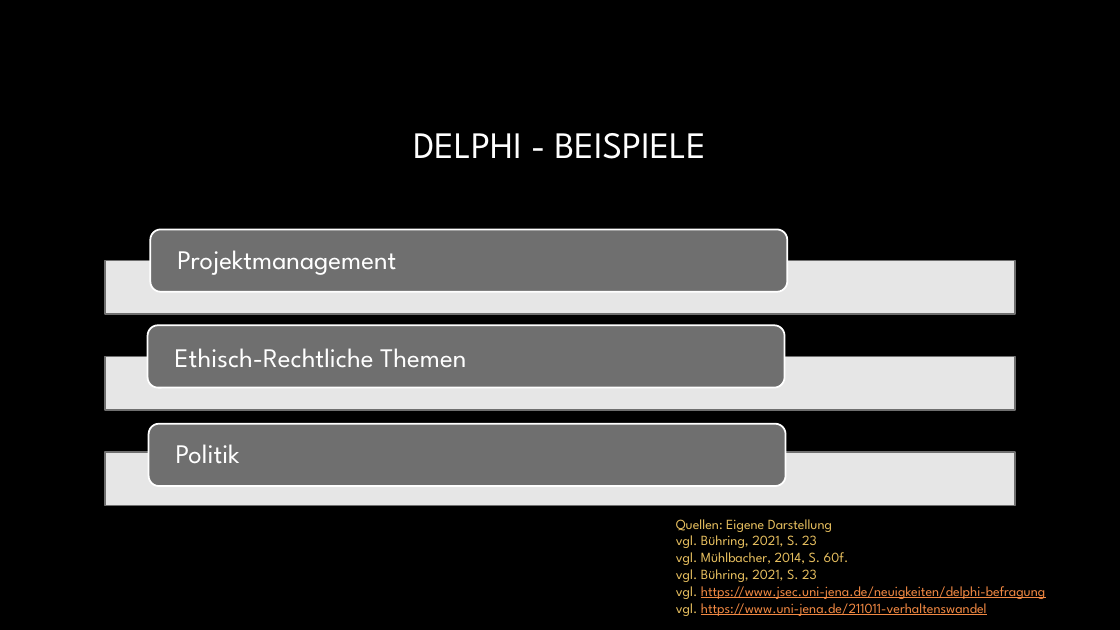
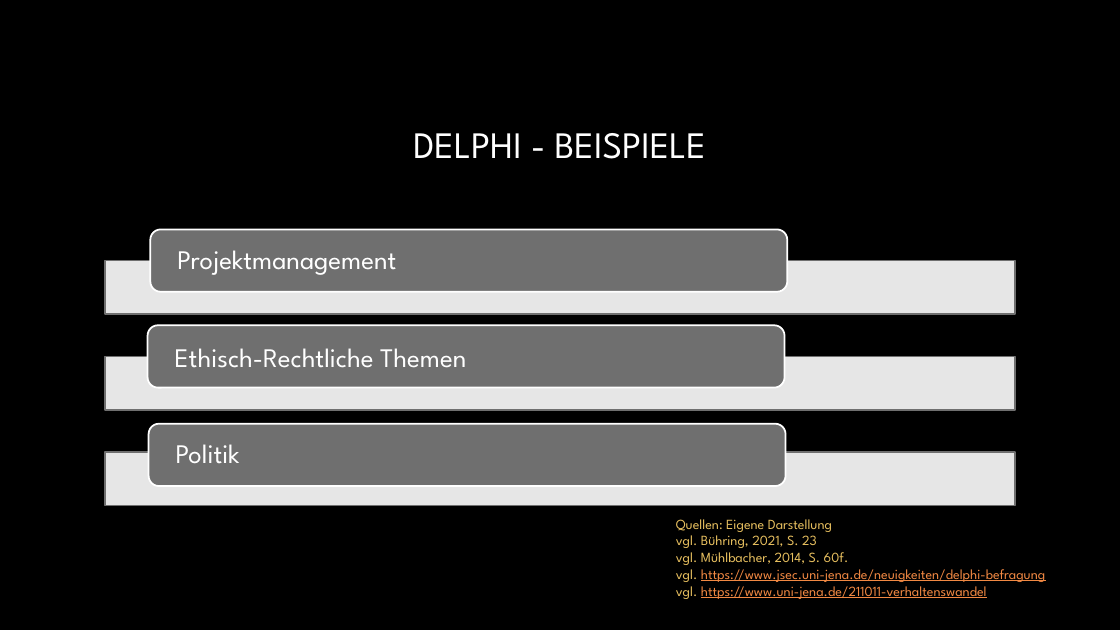
Before and after one commit to JimmyJ0ee/Projektmanagement_Q2, a slide deck: slide 13 of a1008 (1).pptx (slide 12 before the commit). Drawn at 1120x630 pixels with LibreOffice and Linux fonts; fonts in the diff are those of the drawing; background and template pictures are left out. Boxes give left, top, right and bottom in pixels: in the first picture for what was removed or moved away, otherwise in the second. Text is boxed around its words. In the diff, an @@ line names an element or a change of style, - is before the commit and + after.

```diff
--- a/a1008 (1).pptx
+++ b/a1008 (1).pptx
@@ text at [676,569,817,582]: paragraph removed @@
-vgl. Bühring, 2021, S. 23
```
Also in this commit, not shown: 3 other slides changed, 2 slides added, 3 slides removed.
